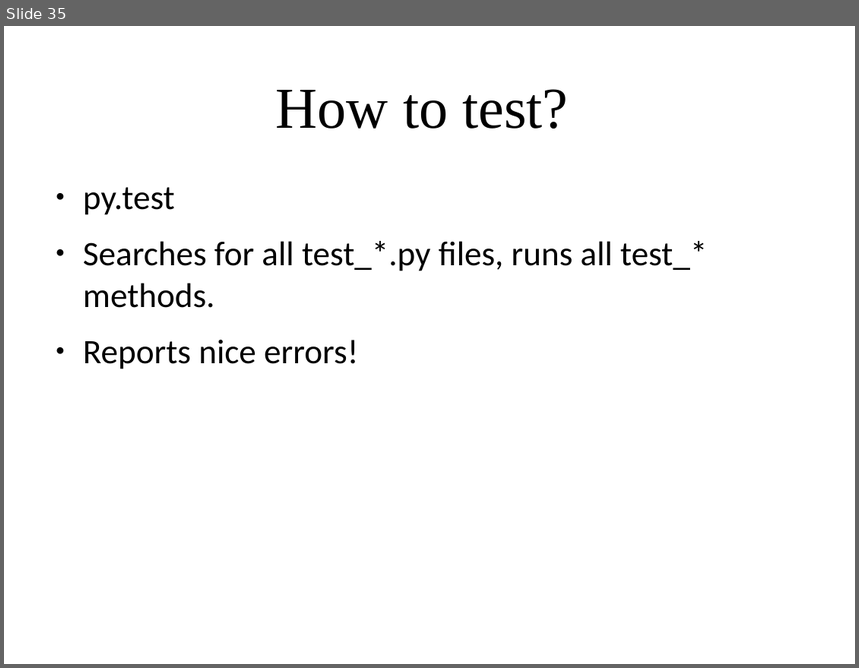
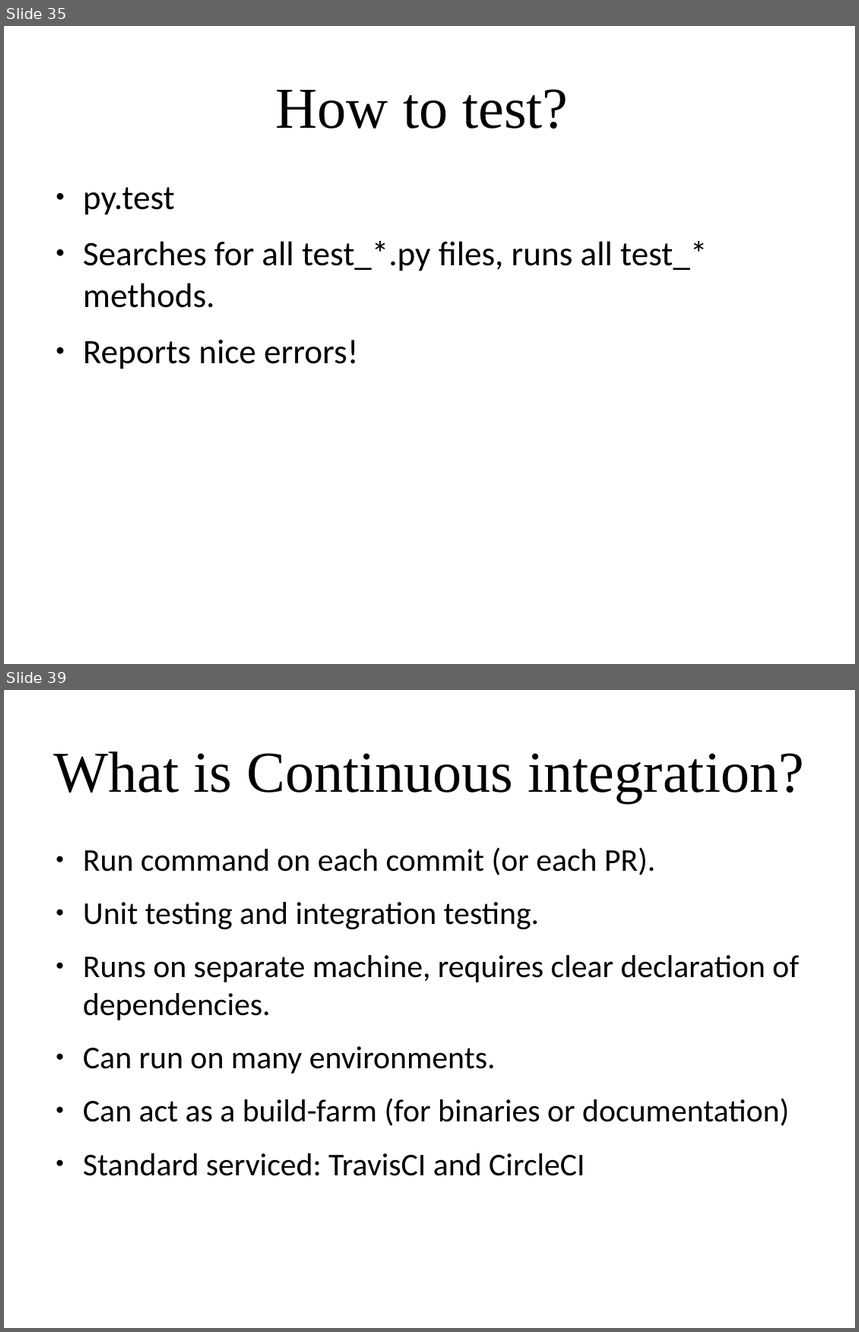
Before and after one commit to amueller/applied_ml_spring_2017, a slide deck: slides/aml-02-012317.odp. Shown one above the other, each under a label of ours: slide 35 before the commit, slides 35 and 39 after it; the slides between them are not shown. The pictures are 859x668 and 859x1332 pixels, drawn with LibreOffice and Linux fonts; fonts in the diff are those of the drawing. Boxes give left, top, right and bottom in pixels: in the first picture for what was removed or moved away, otherwise in the second. Text is boxed around its words. In the diff, an @@ line names an element or a change of style, - is before the commit and + after.

```diff
--- a/slides/aml-02-012317.odp
+++ b/slides/aml-02-012317.odp
@@ slide 39 added at [4,690,855,1328], background #FFFFFF @@
@@ title added at [54,752,804,802], 54 pt, text #000000 @@
+What is Continuous integration?
@@ text added at [83,847,799,1176], 29.6 pt, text #000000 @@
+● Run command on each commit (or each PR).
+● Unit testing and integration testing.
+● Runs on separate machine, requires clear declaration of dependencies.
+● Can run on many environments.
+● Can act as a build-farm (for binaries or documentation)
+● Standard serviced: TravisCI and CircleCI
```
Also in this commit, not shown: 13 other slides added.
